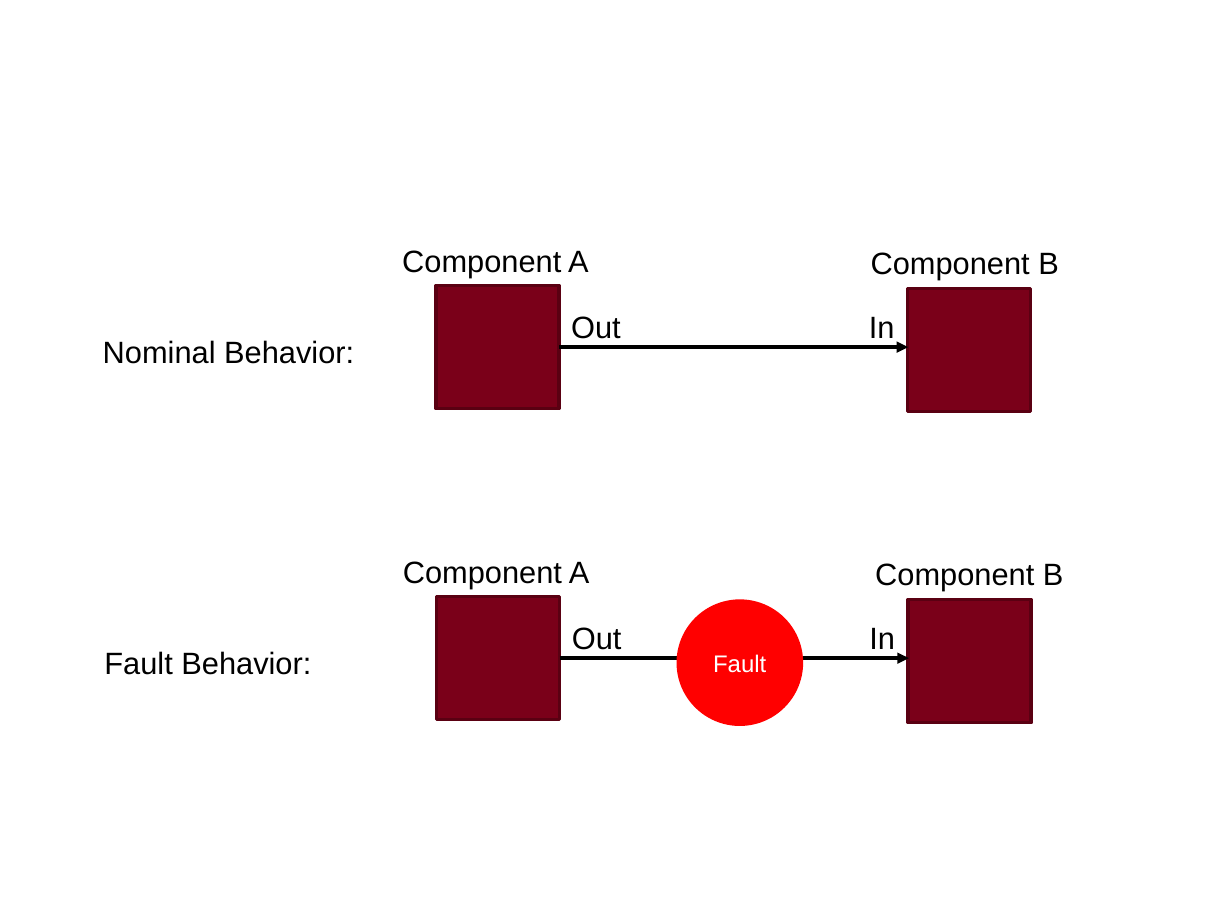
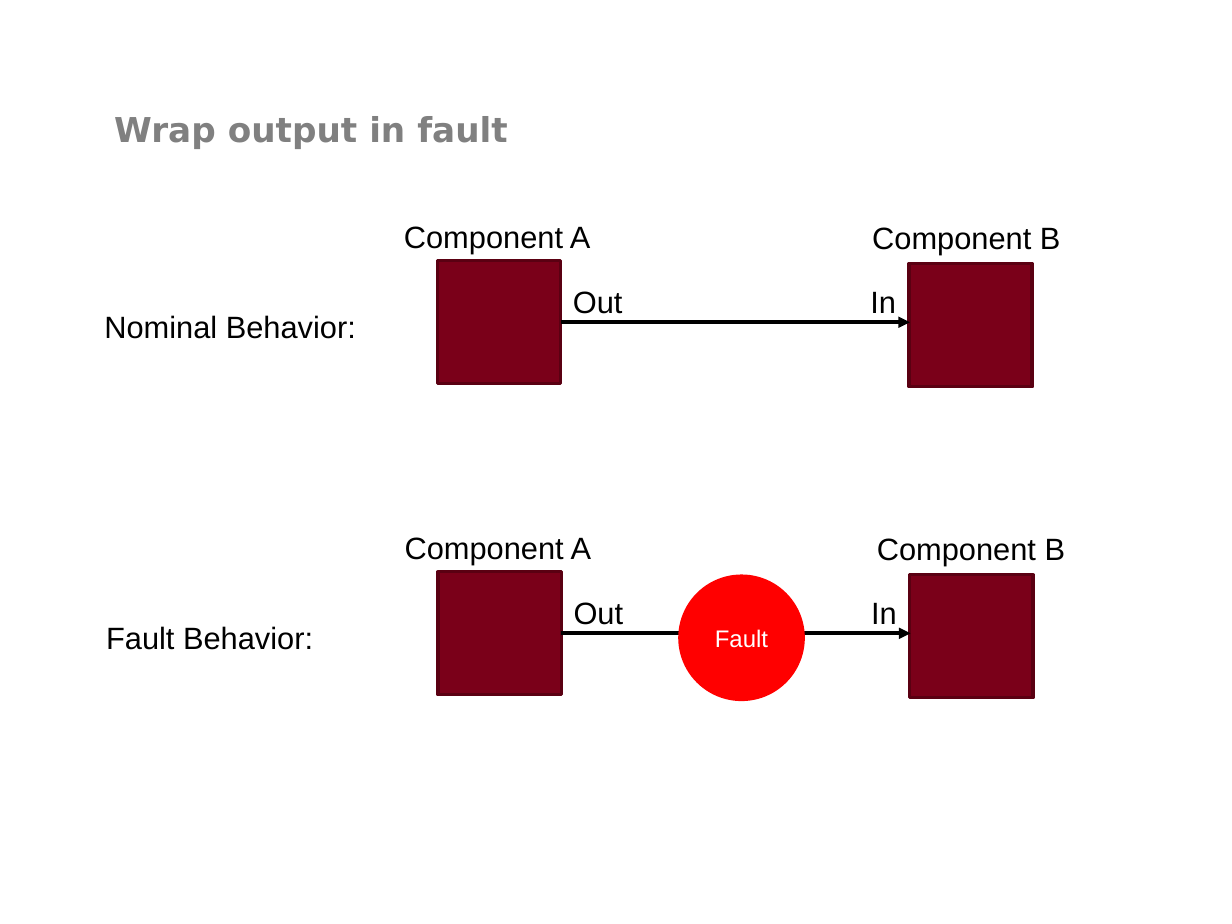
Before and after one commit to dkstewart/Presentations, a slide deck: slide 22 of thesis_overview_2019.pptx. Drawn at 1232x924 pixels with LibreOffice and Linux fonts; fonts in the diff are those of the drawing; background and template pictures are left out. Boxes give left, top, right and bottom in pixels: in the first picture for what was removed or moved away, otherwise in the second. Text is boxed around its words. In the diff, an @@ line names an element or a change of style, - is before the commit and + after.

```diff
--- a/thesis_overview_2019.pptx
+++ b/thesis_overview_2019.pptx
@@ text added at (114,116,508,149), 20 pt, text #808080, bold @@
+Wrap output in fault
@@ 8 texts, 3 rectangles, 1 ellipse, 1 arrow: place and size @@
-8 texts, 3 rectangles, 1 ellipse, 1 arrow at (103,250,1064,724)
+8 texts, 3 rectangles, 1 ellipse, 1 arrow at (104,226,1066,700)
@@ 2 texts, 1 rectangle, 1 arrow: place and size @@
-2 texts, 1 rectangle, 1 arrow at (436,316,909,719)
+2 texts, 1 rectangle, 1 arrow at (439,291,910,695)
```
Also in this commit, not shown: 5 other slides changed.
